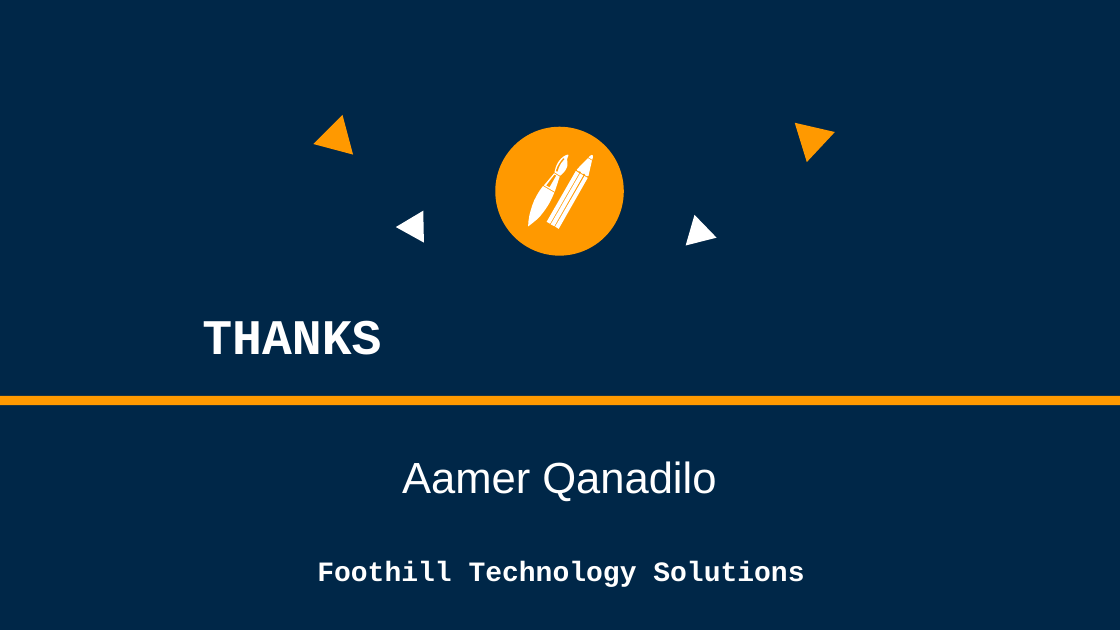
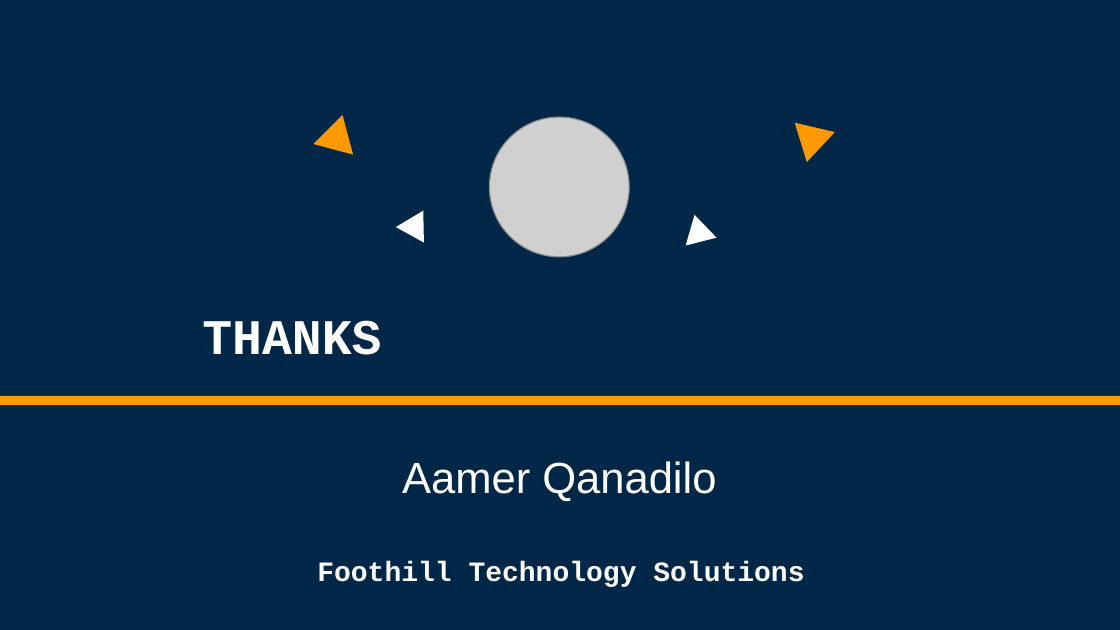
Before and after one commit to Aamer-Qanadilo/BEM_Pre-Processor_Presentation, a slide deck: slide 19 of BEM-Arch.pptx. Drawn at 1120x630 pixels with LibreOffice and Linux fonts; fonts in the diff are those of the drawing; grey boxes stand for pictures. Boxes give left, top, right and bottom in pixels: in the first picture for what was removed or moved away, otherwise in the second. Text is boxed around its words. In the diff, an @@ line names an element or a change of style, - is before the commit and + after.

```diff
--- a/BEM-Arch.pptx
+++ b/BEM-Arch.pptx
@@ picture added at [489,118,629,258] @@
@@ ellipse removed at [495,127,624,255] @@
@@ freeform shape removed at [529,155,594,228] @@
```
Also in this commit, not shown: 2 other slides changed, 1 other file.
